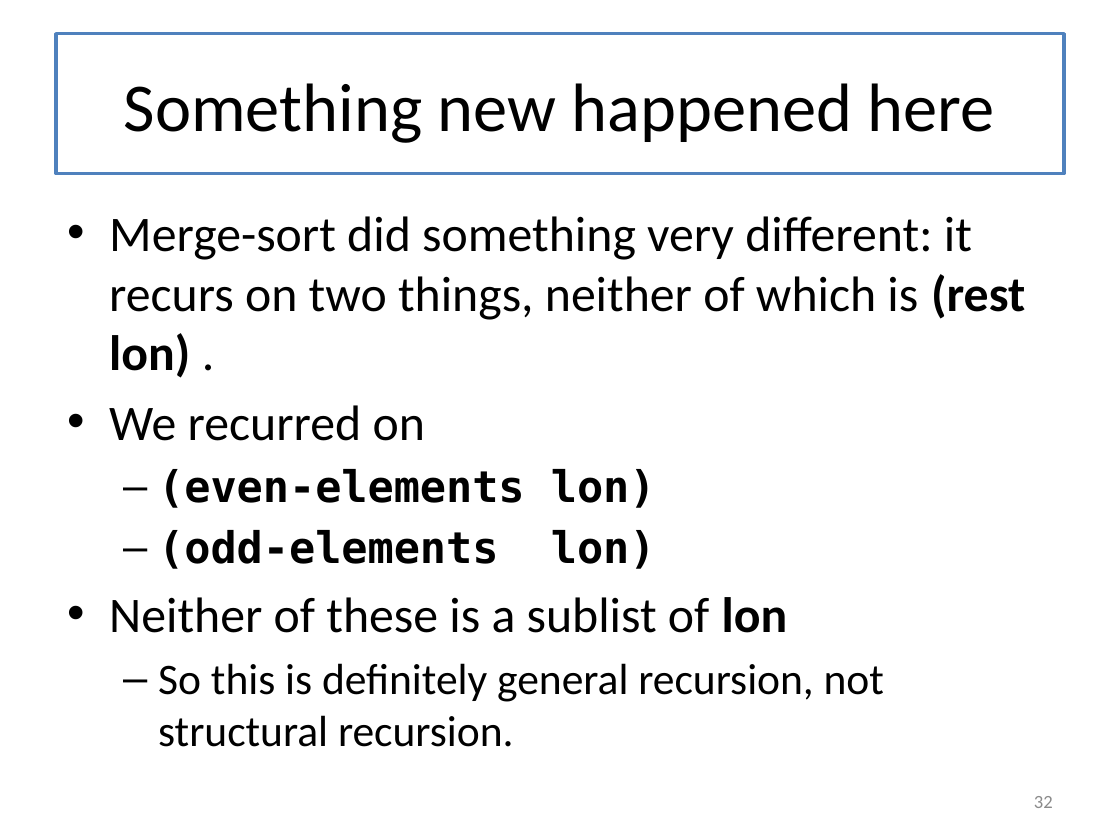
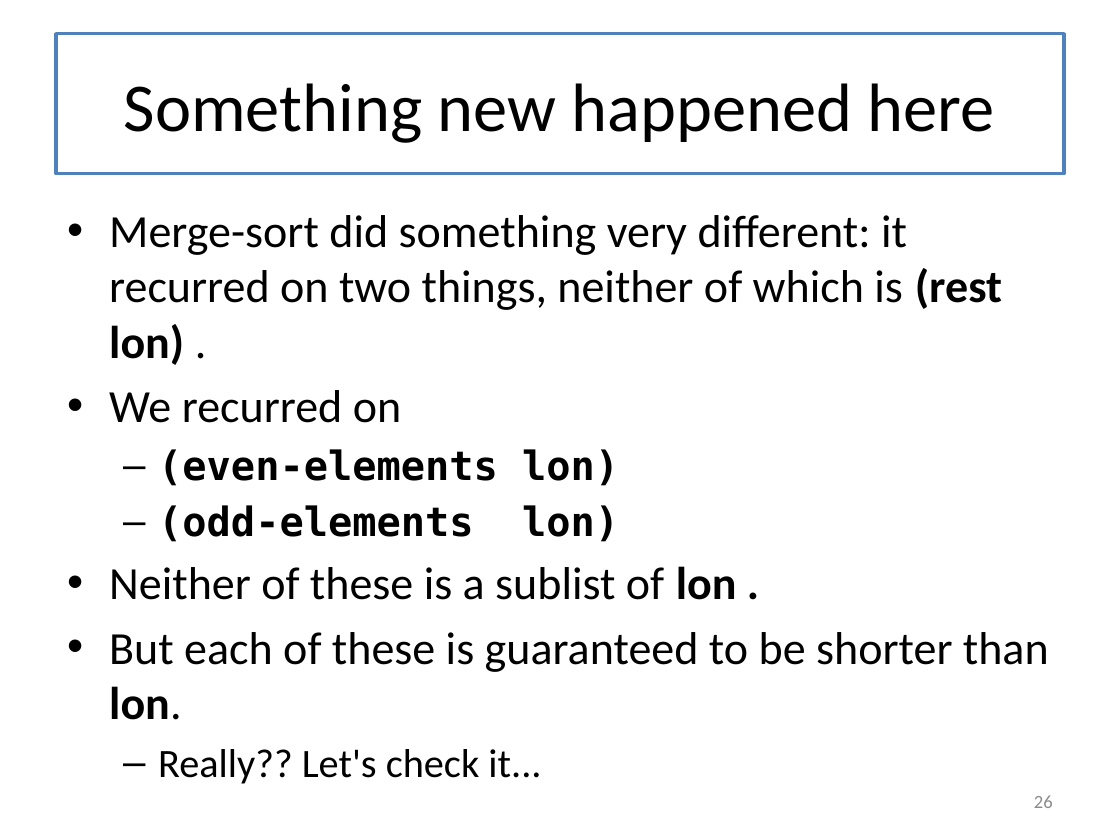
Before and after one commit to mwand/cs5010f16, a slide deck: slide 26 of Slides/Lesson 8.1 Introducing General Recursion.pptx (slide 32 before the commit). Drawn at 1120x840 pixels with LibreOffice and Linux fonts; fonts in the diff are those of the drawing. Boxes give left, top, right and bottom in pixels: in the first picture for what was removed or moved away, otherwise in the second. Text is boxed around its words. In the diff, an @@ line names an element or a change of style, - is before the commit and + after.

```diff
--- a/Slides/Lesson 8.1 Introducing General Recursion.pptx
+++ b/Slides/Lesson 8.1 Introducing General Recursion.pptx
@@ text at <box>109,215,1002,365</box>: text changed; size 32 to 29.6 pt @@
-• Merge-sort did something very different: it recurs on two things, neither of which is (rest lon) .
+• Merge-sort did something very different: it recurred on two things, neither of which is (rest lon) .
@@ text at <box>109,390,619,542</box>: size 32 to 29.6 pt in "We recurred on"; size 28 to 25.9 pt in "(even-elements lon)", "(odd-elements lon)" @@
@@ text at <box>109,566,1049,720</box>: text changed; size 28 to 29.6 pt @@
-• Neither of these is a sublist of lon
-  – So this is definitely general recursion, not structural recursion.
+• Neither of these is a sublist of lon .
+• But each of these is guaranteed to be shorter than lon.
+  – Really?? Let's check it...
@@ page number at <box>1034,795,1053,808</box>: text changed @@
-32
+26
```
Also in this commit, not shown: 22 other slides changed, 5 slides added, 11 other files.
